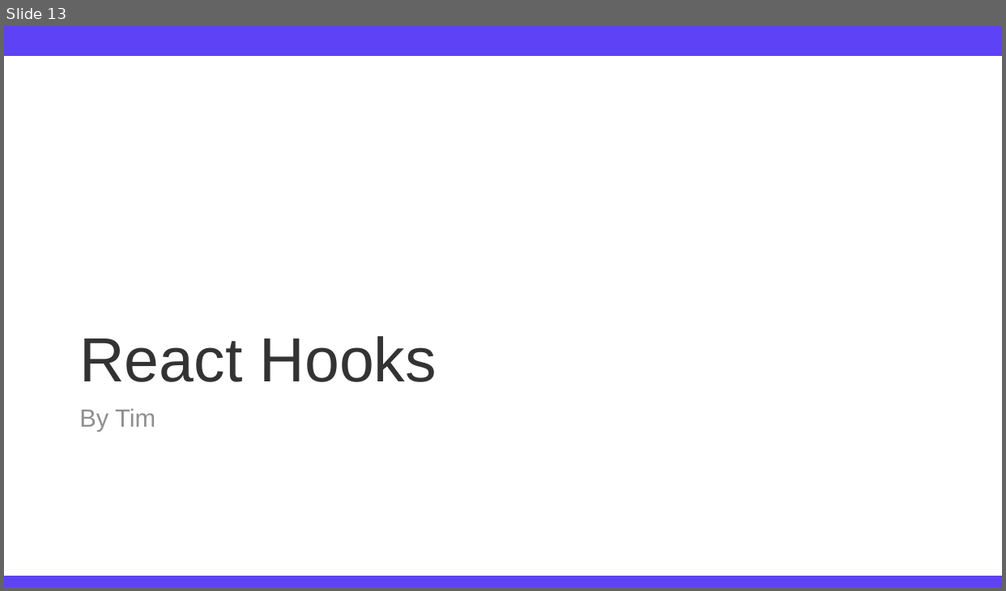
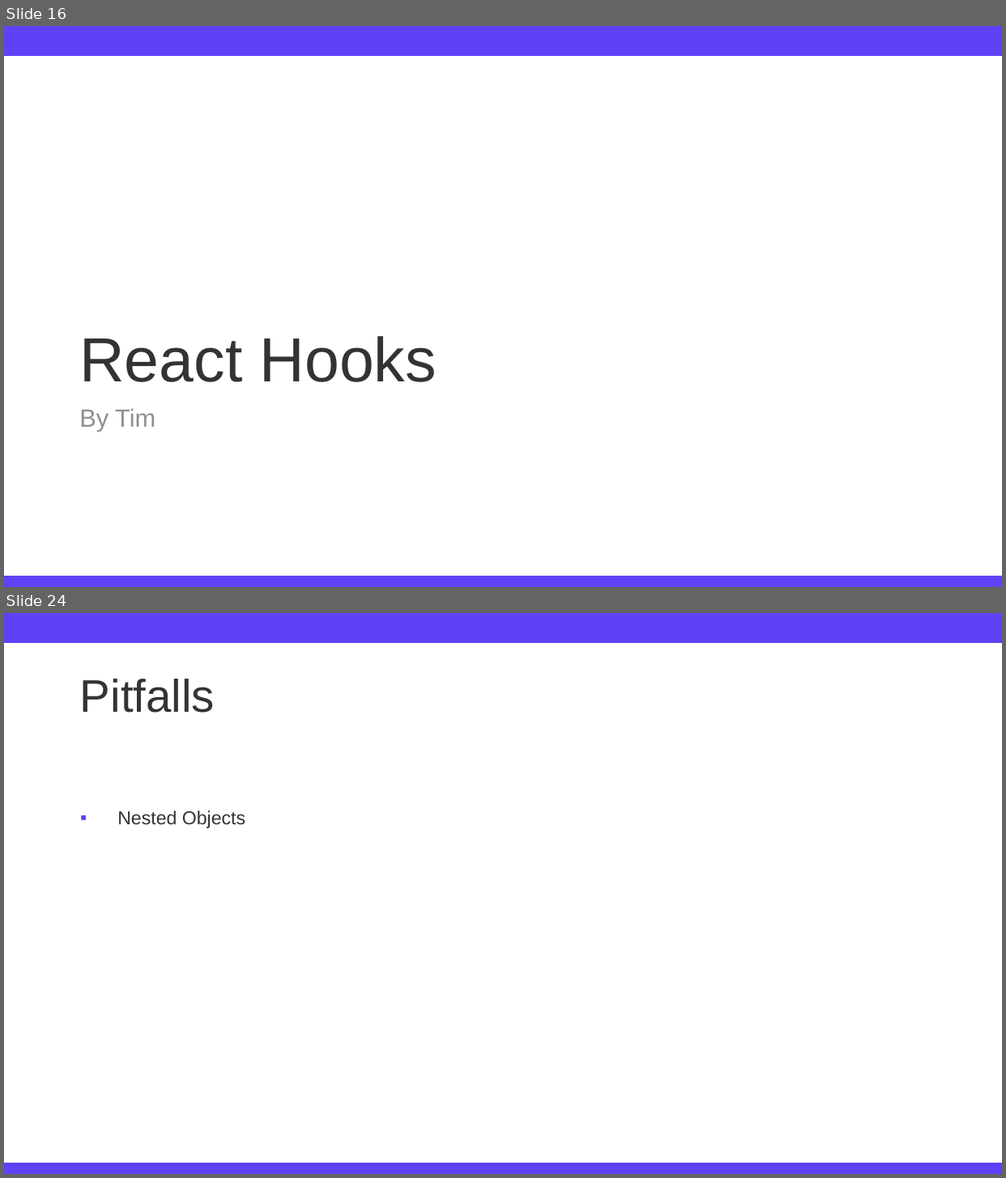
Before and after one commit to TimFehrmannAclue/techlabor_trainings_react_advanced, a slide deck: training_react_advanced.pptx. Shown one above the other, each under a label of ours: slide 13 before the commit, slides 16 and 24 after it; the slides between them are not shown. The pictures are 1006x591 and 1006x1178 pixels, drawn with LibreOffice and Linux fonts; fonts in the diff are those of the drawing; background and template pictures are left out. Boxes give left, top, right and bottom in pixels: in the first picture for what was removed or moved away, otherwise in the second. Text is boxed around its words. In the diff, an @@ line names an element or a change of style, - is before the commit and + after.

```diff
--- a/training_react_advanced.pptx
+++ b/training_react_advanced.pptx
@@ slide 24 added at [4, 613, 1002, 1174], background #FFFFFF; not listed: 2 template elements that a slide beside it also shows @@
@@ title added at [80, 679, 215, 713], 44 pt, text #333333 @@
+Pitfalls
@@ text added at [117, 811, 245, 828], 18 pt, text #333333 @@
+▪ Nested Objects
@@ what was slide 13 is now slide 16 @@
```
Also in this commit, not shown: 3 slides changed, 11 other slides added, 2 slides removed, 2 other files.
